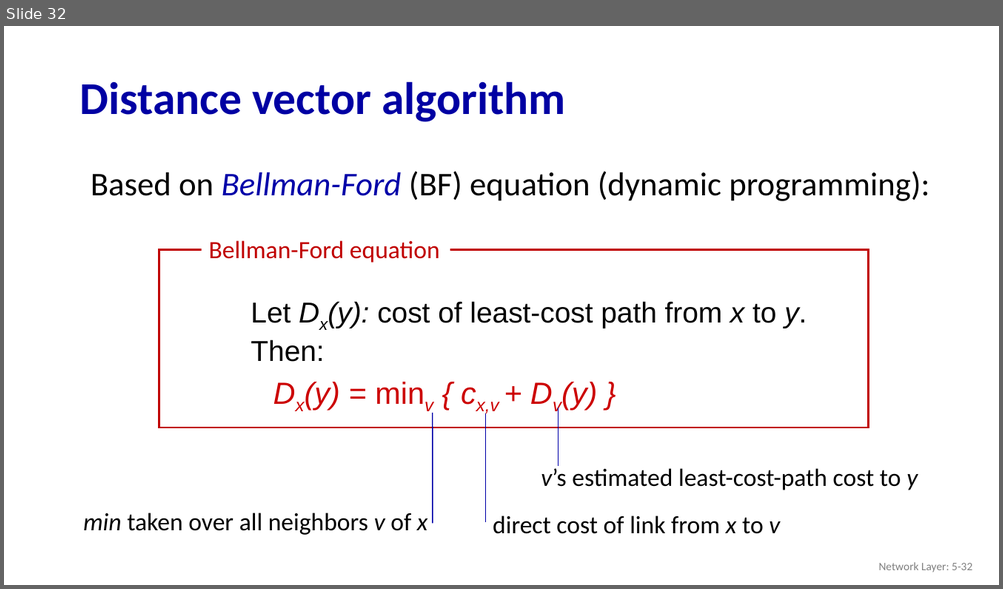
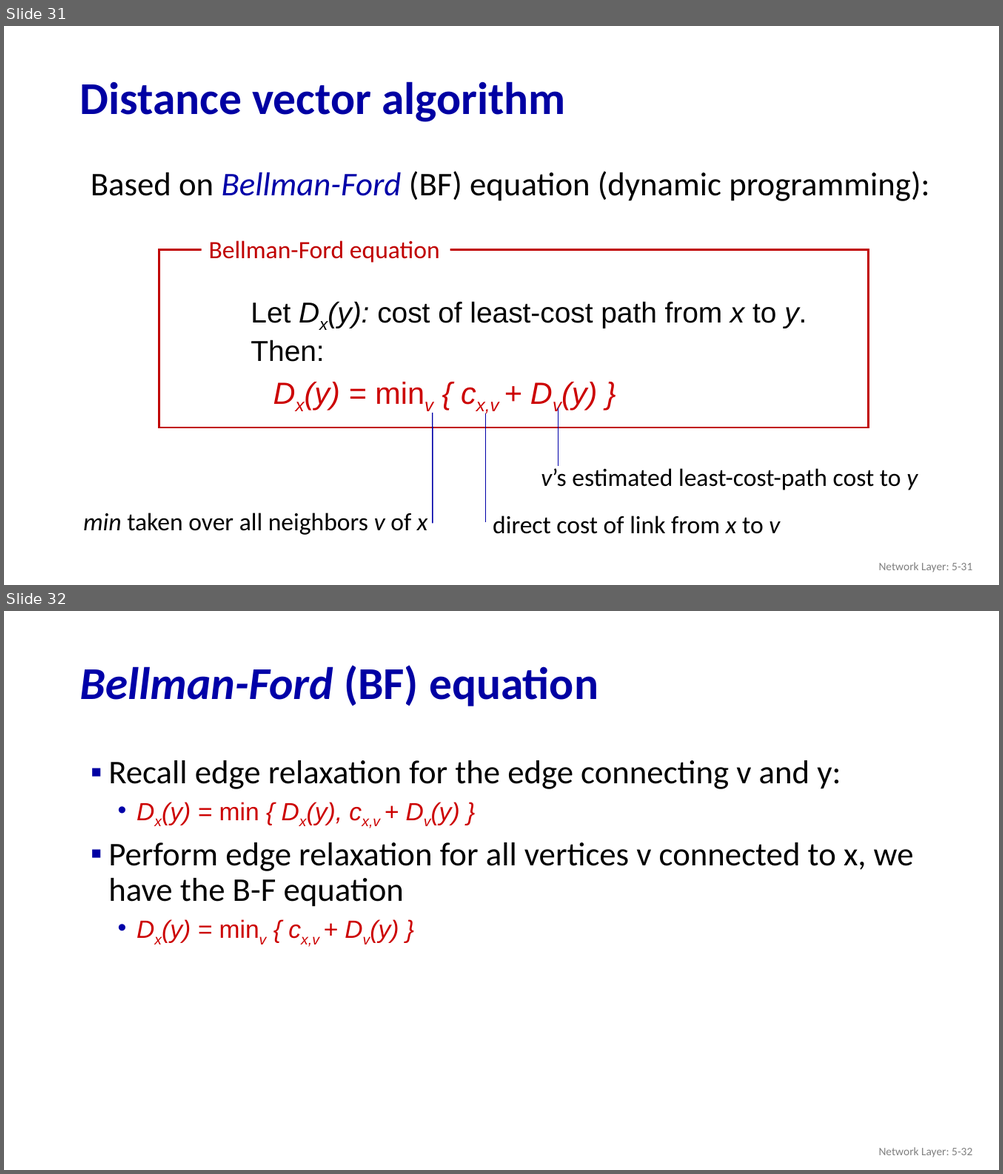
Before and after one commit to guhofstra/CSC175, a slide deck: PPTs/5.1 5.2 Control Plan Routing Protocols.pptx. Shown one above the other, each under a label of ours: slide 32 before the commit, slides 31 and 32 after it. The pictures are 1003x589 and 1003x1174 pixels, drawn with LibreOffice and Linux fonts; fonts in the diff are those of the drawing. Boxes give left, top, right and bottom in pixels: in the first picture for what was removed or moved away, otherwise in the second. Text is boxed around its words. In the diff, an @@ line names an element or a change of style, - is before the commit and + after.

```diff
--- a/PPTs/5.1 5.2 Control Plan Routing Protocols.pptx
+++ b/PPTs/5.1 5.2 Control Plan Routing Protocols.pptx
@@ slide 32 added at [4,611,999,1170], background #FFFFFF @@
@@ title added at [79,665,598,706], 44 pt, text #0000A8, bold, italic @@
+Bellman-Ford (BF) equation
@@ text added at [108,760,913,945], 32 pt, text #000000 @@
+▪ Recall edge relaxation for the edge connecting v and y:
+  • Dx(y) = min { Dx(y), cx,v + Dv(y) }
+▪ Perform edge relaxation for all vertices v connected to x, we have the B-F equation
+  • Dx(y) = minv { cx,v + Dv(y) }
@@ text added at [879,1147,972,1158], 11 pt, text #808080 @@
+Network Layer: 5-32
@@ what was slide 32 is now slide 31 @@
@@ text at [879,562,972,573]: text changed @@
-Network Layer: 5-32
+Network Layer: 5-31
```
Also in this commit, not shown: 2 slides changed, 3 slides removed, 5 other files.
